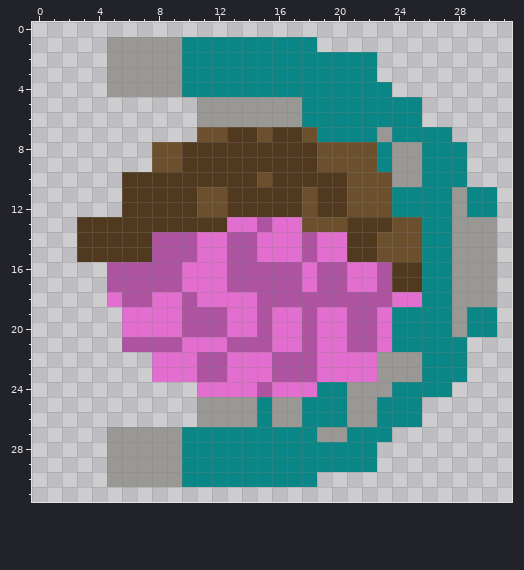
Edited in one commit: pixel-art sprite (assets/characters/zombie4.png). The first picture shows the starting point.
The file is 320x320 pixels, drawn in blocks of 10x10; one block is one cell here. Colours within 5 levels of each other are drawn and written as one.
New version:
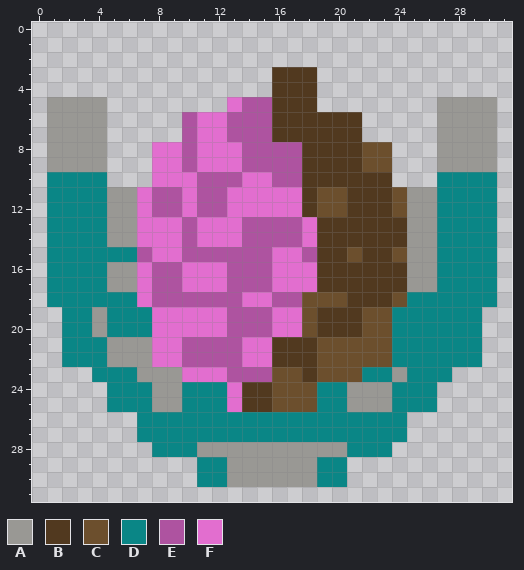
Palette (. is transparent): A #999894  B #51391f  C #6c4f2d  D #0a8686  E #ae53a0  F #e26ecf
Difference:
Changed rows in their new state; - is an unchanged pixel.
first column x 1:
 1 ----..............------------
 2 ----..................--------
 3 ----...........BBB....--------
 4 ----...........BBB.....-------
 5 AAAA------..FEEBBB.......-AAAA
 6 AAAA-----EFFEEEBBBBBB....-AAAA
 7 AAAA-----EFFEEE--BBBB.....AAAA
 8 AAAA---FFEFFFEEEE-BBB-C...AAAA
 9 AAAA---FFEFFFEEEE-BBB-C...AAAA
10 DDDD-..FFFEEEFFEE---BBB...--DD
11 DDDDAAFEEFEEFFFFFBCCBBBCAA-D--
12 DDDDAAFEEFEEFFFFFBCCBBBCAA-D--
13 DDDDAAFFFEFF-E-EEFBB---BAA-DDD
14 DDDDAAFFF---F-EEEFBB--BBAA-DDD
15 DDDDDDEFF-EE--E---BBC-B-AA-DDD
16 DDDDAAF--------FF-BBBBB-AA-DDD
17 DDDDAAF--------FF-BBBBB-AA-DDD
18 DDDDDDFEE-EEE-F--CCCBBBCD--DDD
19 -DDADDD--FFFEE---CBBBCC----D-.
20 -DDADDD--FFFEE---CBBBCC----D-.
21 -DDDAAAFFEEE-FFBBBCCCCC-----D-
22 -DDDAAA--E--E--BBBCCCCCDD---D-
23 ---DDDAAA-FFEEECCBCCCDD-D--.--
24 ----DDDAADDD-BBCCC--------.---
25 ----DDDAADDDFBBCCC----A--D----
26 ------DDDDDDDD-DD---DD--.-----
27 ----..DDD---------DD---D------
28 ----...DD-AAAAAAAAAA--D-------
29 ----......--AAAAAA--..--------
30 ----......--AAAAAADD----------
Changed places in both pictures, as pixel boxes (x1, y1, x2, y2):
changed: (47, 37, 497, 487)
